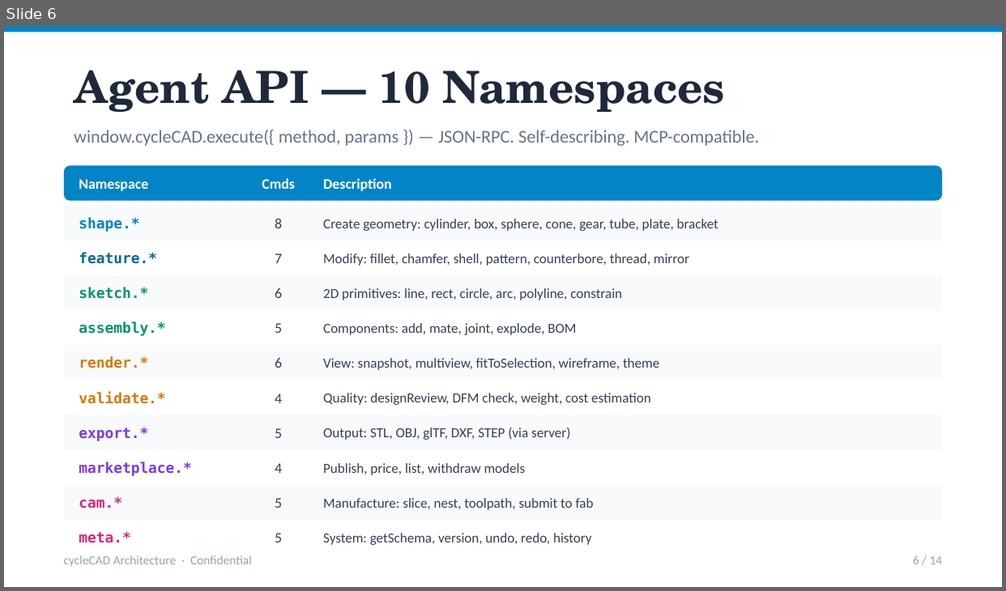
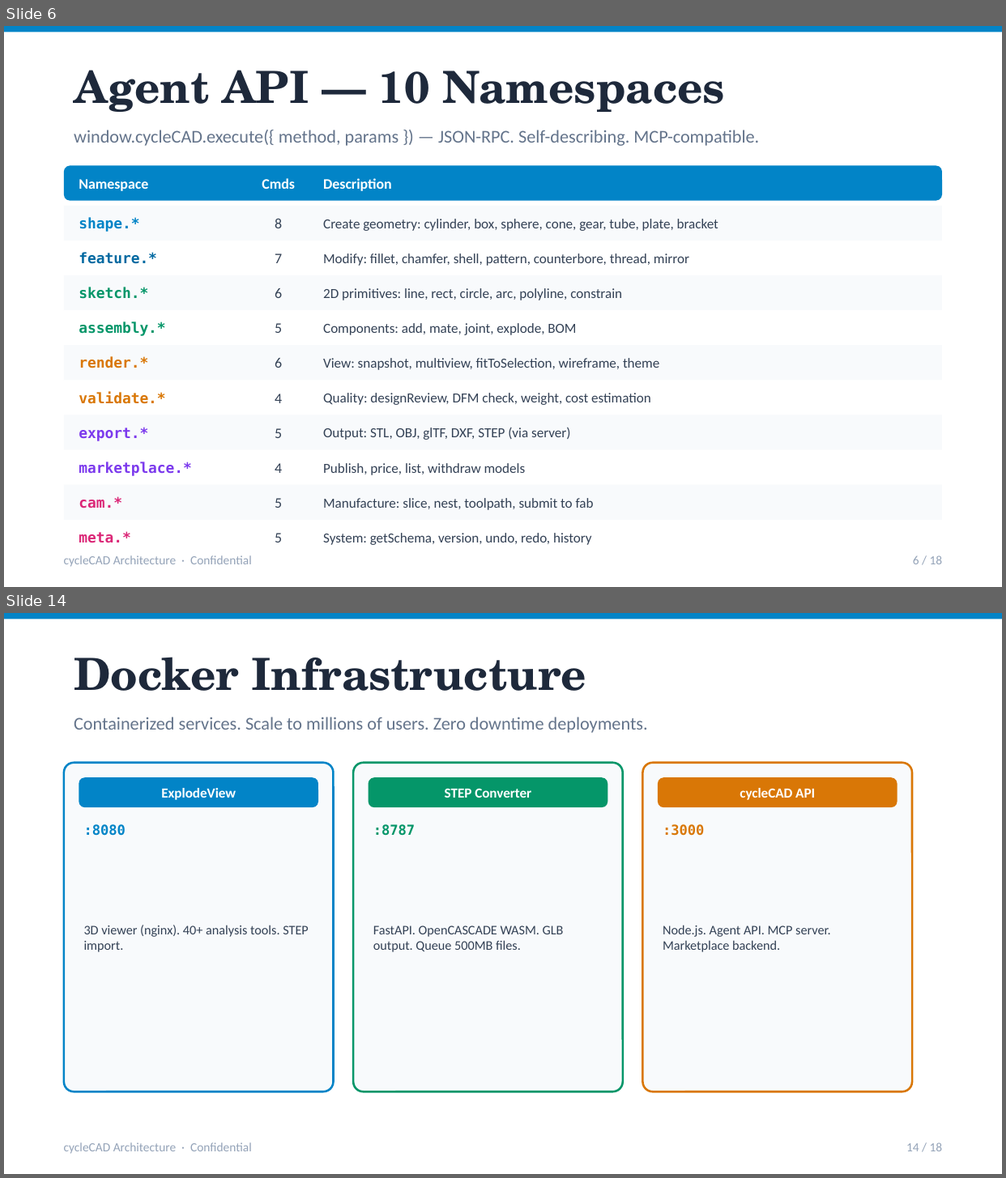
Before and after one commit to vvlars-cmd/cyclecad, a slide deck: cycleCAD-Architecture.pptx. Shown one above the other, each under a label of ours: slide 6 before the commit, slides 6 and 14 after it; the slides between them are not shown. The pictures are 1006x591 and 1006x1178 pixels, drawn with LibreOffice and Linux fonts; fonts in the diff are those of the drawing. Boxes give left, top, right and bottom in pixels: in the first picture for what was removed or moved away, otherwise in the second. Text is boxed around its words. In the diff, an @@ line names an element or a change of style, - is before the commit and + after.

```diff
--- a/cycleCAD-Architecture.pptx
+++ b/cycleCAD-Architecture.pptx
@@ slide 14 added at box(4, 613, 1002, 1174), background #FFFFFF @@
@@ rectangle added at box(4, 613, 1002, 619), fill #0284C7 @@
@@ text added at box(74, 657, 586, 691), 32 pt, text #1E293B, bold @@
+Docker Infrastructure
@@ text added at box(74, 717, 648, 733), 13 pt, text #64748B @@
+Containerized services. Scale to millions of users. Zero downtime deployments.
@@ rounded rectangle added at box(64, 763, 334, 1092), fill #F8FAFC, outline #0284C7 1.5 pt @@
@@ rounded rectangle added at box(79, 777, 318, 807), fill #0284C7 @@
@@ rounded rectangle added at box(353, 763, 623, 1092), fill #F8FAFC, outline #059669 1.5 pt @@
@@ rounded rectangle added at box(368, 777, 607, 807), fill #059669 @@
@@ rounded rectangle added at box(642, 763, 912, 1092), fill #F8FAFC, outline #D97706 1.5 pt @@
@@ rounded rectangle added at box(658, 777, 897, 807), fill #D97706 @@
@@ text added at box(161, 788, 236, 800), 10 pt, text #FFFFFF, bold @@
+ExplodeView
@@ text added at box(445, 788, 531, 798), 10 pt, text #FFFFFF, bold @@
+STEP Converter
@@ text added at box(739, 788, 815, 800), 10 pt, text #FFFFFF, bold @@
+cycleCAD API
@@ text added at box(84, 824, 126, 836), 10 pt, text #0284C7, bold @@
+:8080
@@ text added at box(373, 824, 415, 836), 10 pt, text #059669, bold @@
+:8787
@@ text added at box(663, 824, 704, 836), 10 pt, text #D97706, bold @@
+:3000
@@ text added at box(84, 925, 309, 952), 9.5 pt, text #334155 @@
+3D viewer (nginx). 40+ analysis tools. STEP import.
@@ text added at box(373, 926, 564, 952), 9.5 pt, text #334155 @@
+FastAPI. OpenCASCADE WASM. GLB output. Queue 500MB files.
@@ text added at box(663, 925, 831, 952), 9.5 pt, text #334155 @@
+Node.js. Agent API. MCP server. Marketplace backend.
@@ text added at box(64, 1143, 252, 1154), 9 pt, text #94A3B8 @@
+cycleCAD Architecture · Confidential
@@ text added at box(906, 1143, 943, 1152), 9 pt, text #94A3B8 @@
+14 / 18
@@ slide 6 changed as well @@
@@ text at box(913, 556, 943, 565): text changed @@
-6 / 14
+6 / 18
```
Also in this commit, not shown: 4 other slides changed, 12 other slides added, 9 slides removed, 14 other files.
